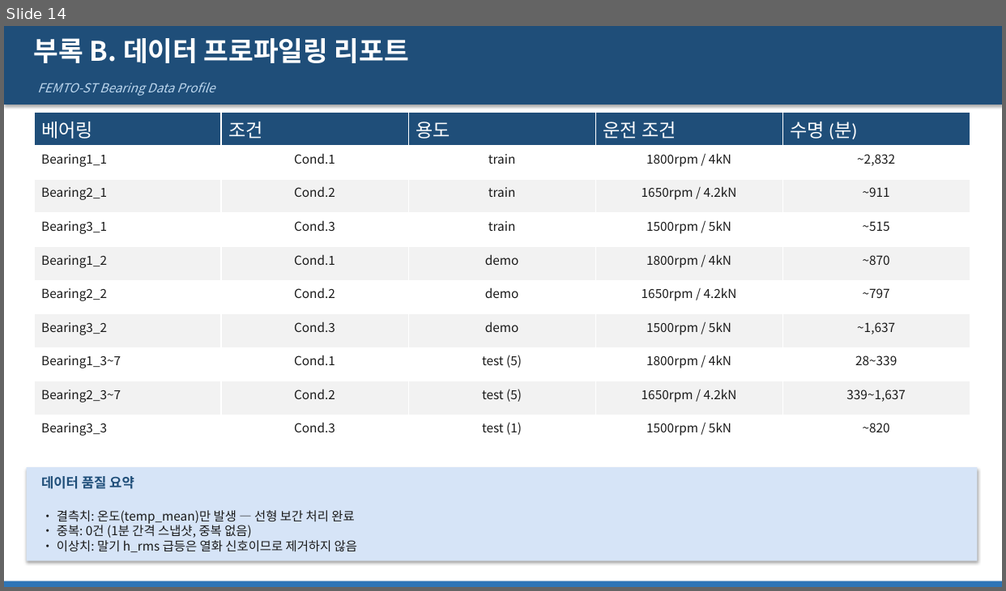
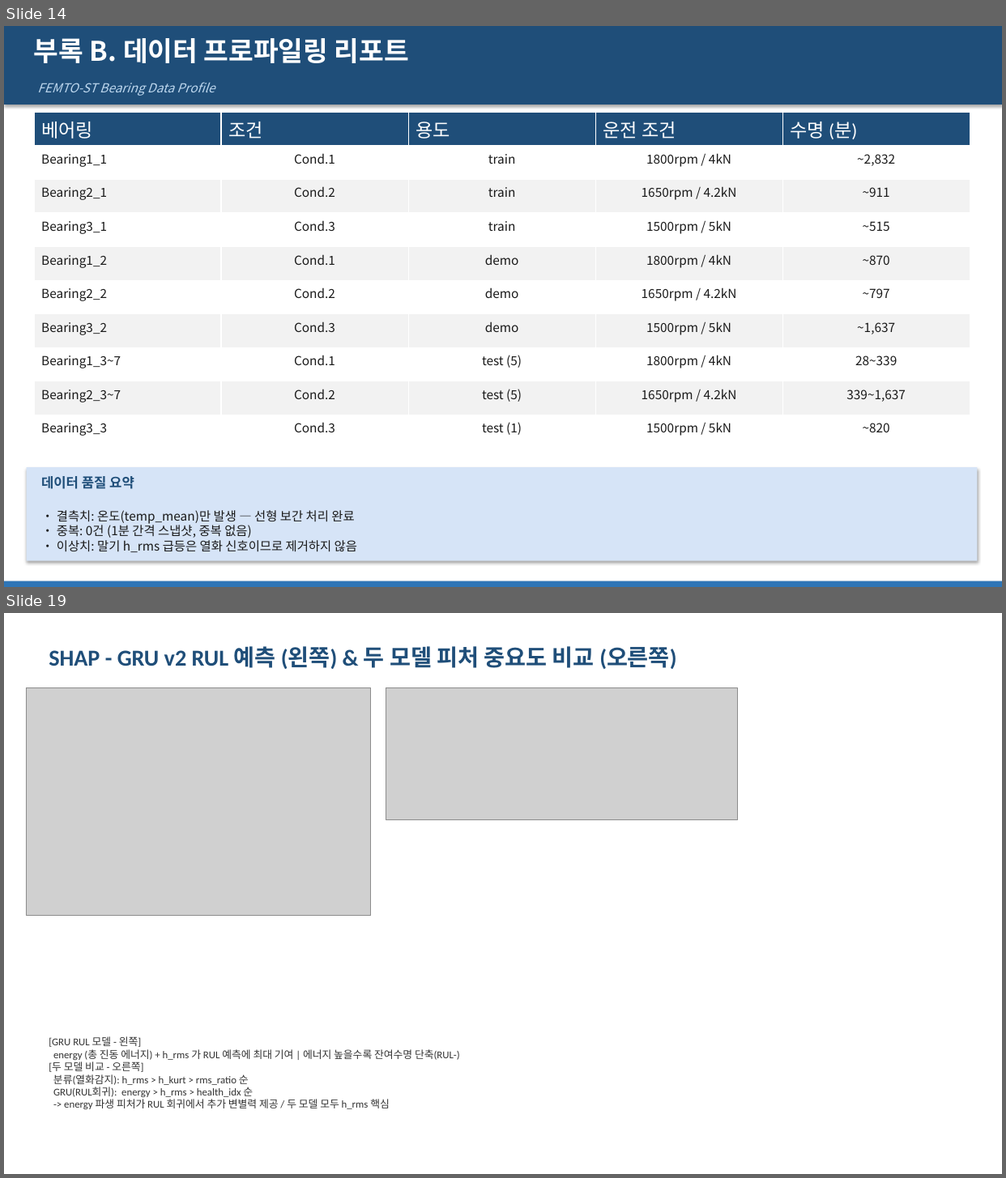
Before and after one commit to vapsnamheo-dev/AISOURCE, a slide deck: Homework/DL_FactoryAutomation/산출물/딥러닝_FEMTO_RUL_발표자료.pptx. Shown one above the other, each under a label of ours: slide 14 before the commit, slides 14 and 19 after it; the slides between them are not shown. The pictures are 1006x591 and 1006x1178 pixels, drawn with LibreOffice and Linux fonts; fonts in the diff are those of the drawing; grey boxes stand for pictures. Boxes give left, top, right and bottom in pixels: in the first picture for what was removed or moved away, otherwise in the second. Text is boxed around its words. In the diff, an @@ line names an element or a change of style, - is before the commit and + after.

Commit message:
feat: SHAP 예측 설명 추가 + Streamlit Cloud 버그 수정
- src/femto_shap.py: 로컬 CPU SHAP 분석 스크립트 추가
  LinearExplainer(분류) + KernelExplainer(GRU, 시간축 평균 근사)
- 산출물/_imgs/S1~S3: SHAP beeswarm + 피처 중요도 비교 차트 3종
- 딥러닝_FEMTO_RUL_발표자료.pptx: 부록C SHAP 슬라이드 3장 추가
- 딥러닝_산출물_발표용.docx: 부록E SHAP 분석 섹션 추가
- data/FEMTO_processed/vif_results.csv: 실제 VIF 값 재계산
- src/femto_preprocess.py: temp_mean 전체 NaN 시 0 대체 처리
- app/streamlit_femto.py: df.empty 시 경고 메시지 개선
- models/femto_lstm_rul.keras: Cloud 배포용 LSTM 모델 추가

```diff
--- a/Homework/DL_FactoryAutomation/산출물/딥러닝_FEMTO_RUL_발표자료.pptx
+++ b/Homework/DL_FactoryAutomation/산출물/딥러닝_FEMTO_RUL_발표자료.pptx
@@ slide 19 added at [4,613,1002,1174], background #FFFFFF @@
@@ text added at [49,646,676,669], 22 pt, text #1F4E79, bold @@
+SHAP - GRU v2 RUL 예측 (왼쪽) & 두 모델 피처 중요도 비교 (오른쪽)
@@ picture added at [27,688,371,916] @@
@@ picture added at [386,688,738,820] @@
@@ text added at [49,1037,460,1110], 10 pt, text #333333 @@
+[GRU RUL 모델 - 왼쪽]
+energy (총 진동 에너지) + h_rms 가 RUL 예측에 최대 기여 | 에너지 높을수록 잔여수명 단축(RUL-)
+[두 모델 비교 - 오른쪽]
+분류(열화감지): h_rms > h_kurt > rms_ratio 순
+GRU(RUL회귀): energy > h_rms > health_idx 순
+-> energy 파생 피처가 RUL 회귀에서 추가 변별력 제공 / 두 모델 모두 h_rms 핵심
```
Also in this commit, not shown: 1 slide changed, 4 other slides added, 9 other files.
